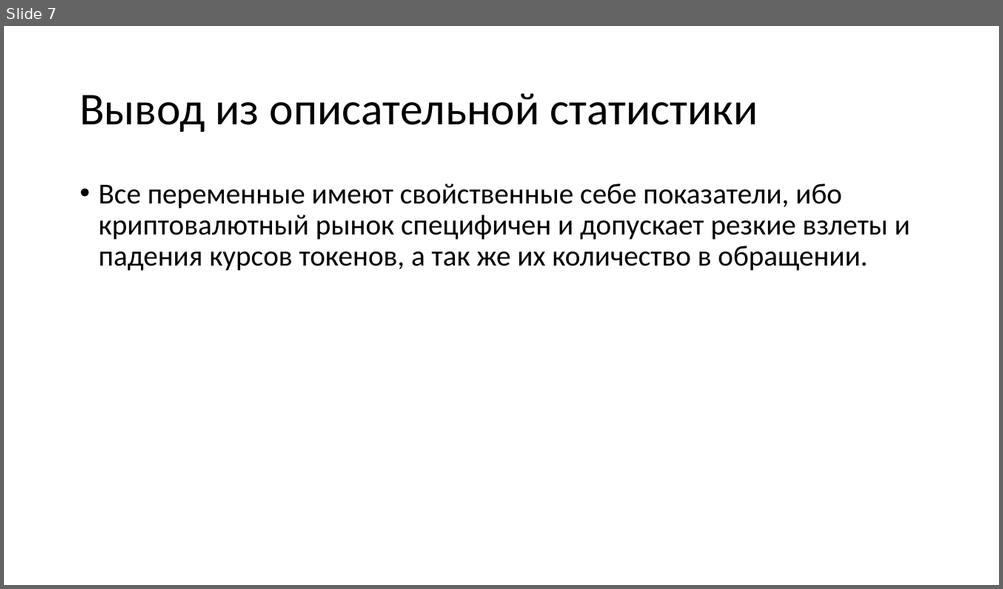
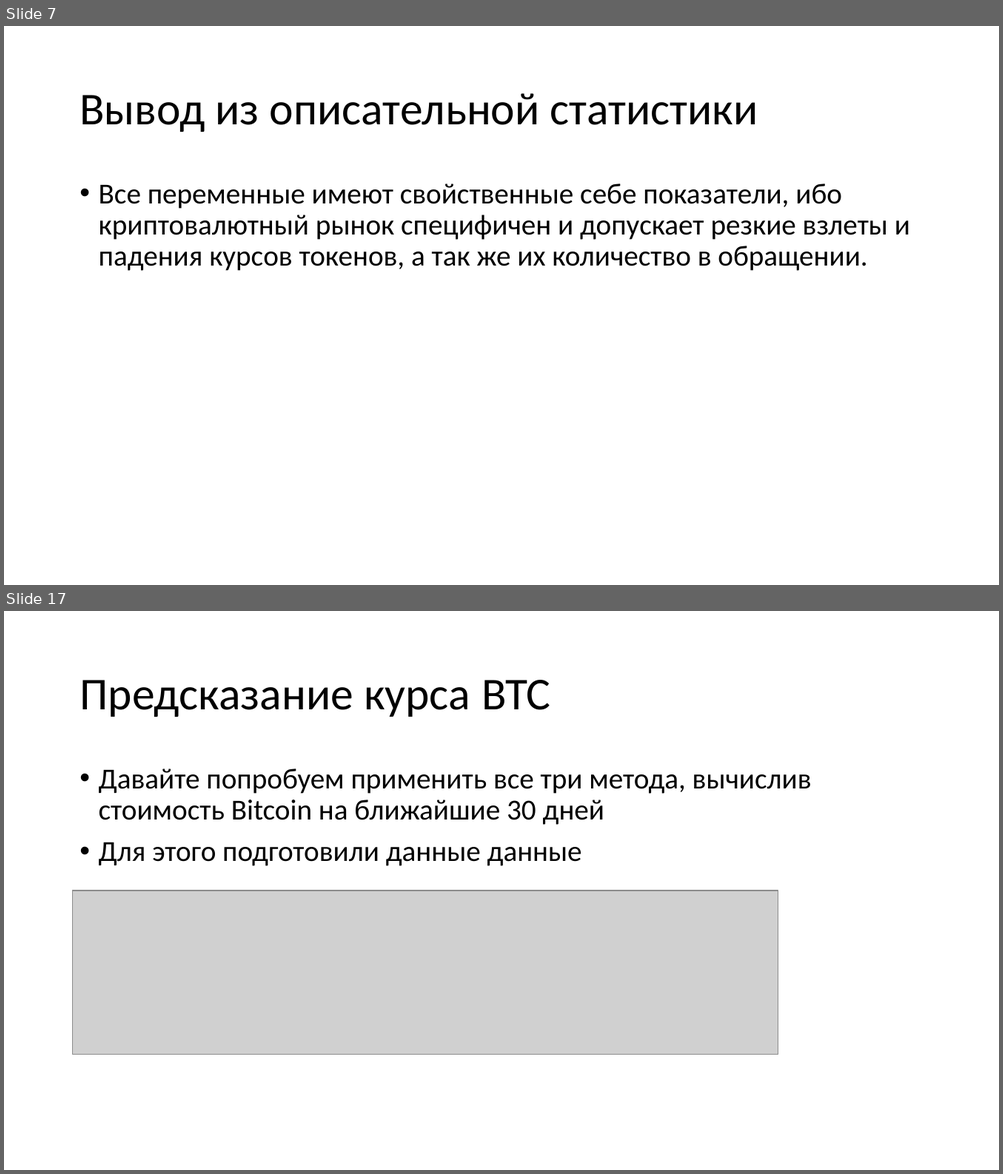
Before and after one commit to egorserdyuk/ASU-Datascience, a slide deck: Crypto/Анализ данных.pptx. Shown one above the other, each under a label of ours: slide 7 before the commit, slides 7 and 17 after it; the slides between them are not shown. The pictures are 1003x589 and 1003x1174 pixels, drawn with LibreOffice and Linux fonts; fonts in the diff are those of the drawing; grey boxes stand for pictures. Boxes give left, top, right and bottom in pixels: in the first picture for what was removed or moved away, otherwise in the second. Text is boxed around its words. In the diff, an @@ line names an element or a change of style, - is before the commit and + after.

```diff
--- a/Crypto/Анализ данных.pptx
+++ b/Crypto/Анализ данных.pptx
@@ slide 17 added at [4,611,999,1170], background #FFFFFF @@
@@ title added at [79,680,551,717], 44 pt, text #000000 @@
+Предсказание курса BTC
@@ text added at [99,769,811,866], 28 pt, text #000000 @@
+• Давайте попробуем применить все три метода, вычислив стоимость Bitcoin на ближайшие 30 дней
+• Для этого подготовили данные данные
@@ picture added at [73,891,778,1055] @@
```
Also in this commit, not shown: 2 slides changed, 14 other slides added, 2 slides removed.
